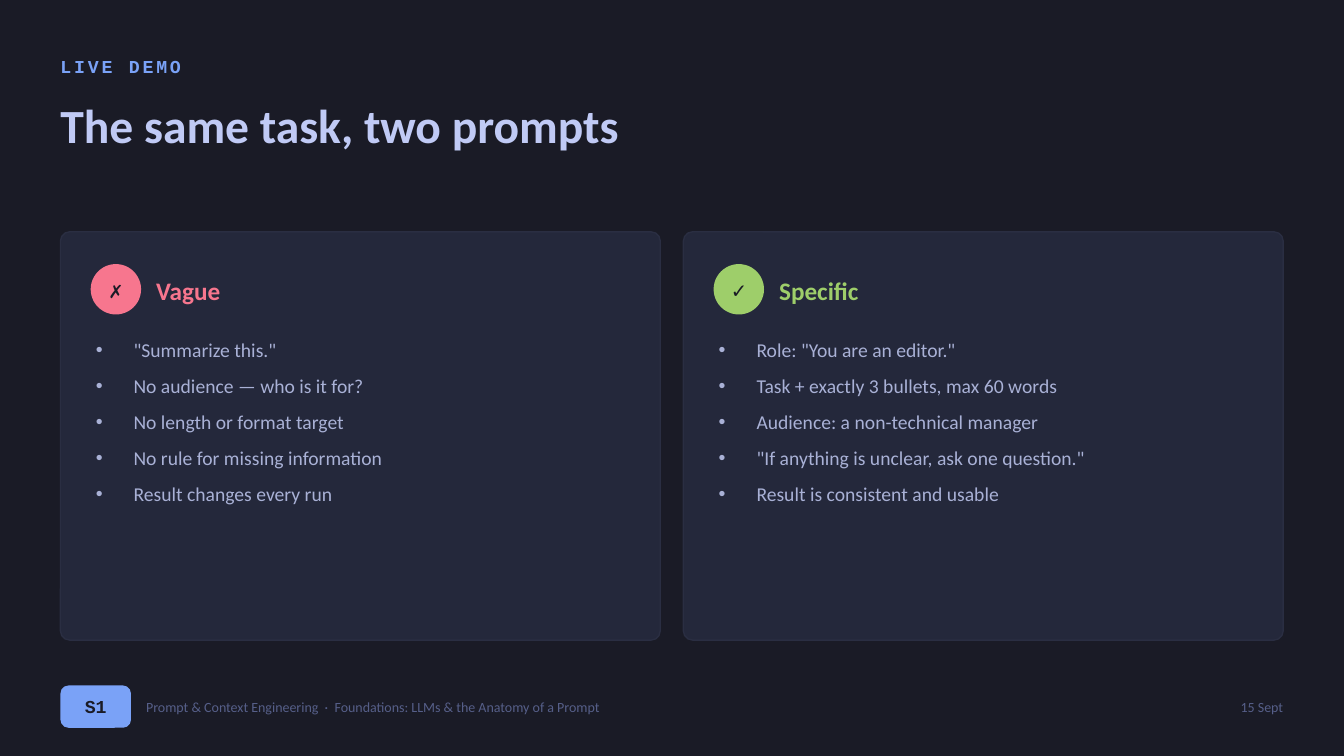
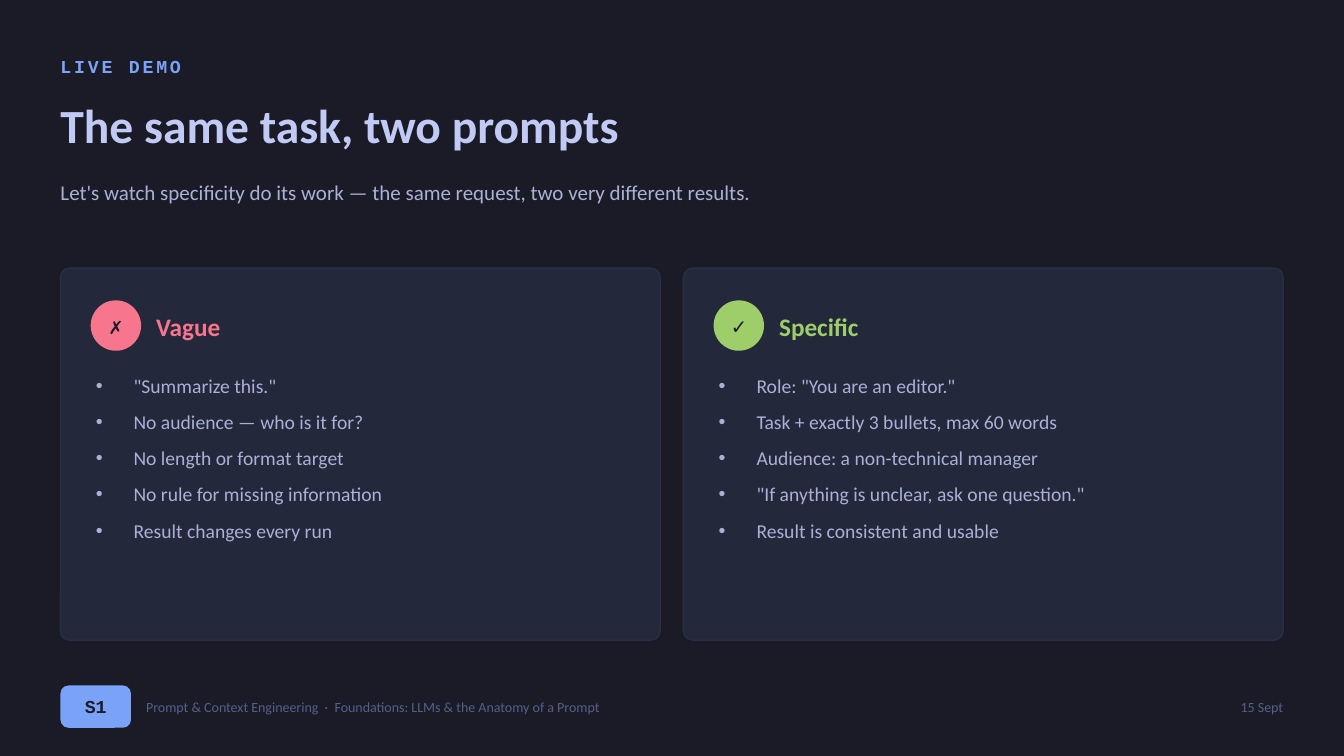
Before and after one commit to sduprey/langchain_courses, a slide deck: slide 13 of prompt-engineering-course/prompt_engineering_presentation_support/PE_S1_foundations.pptx. Drawn at 1344x756 pixels with LibreOffice and Linux fonts; fonts in the diff are those of the drawing. Boxes give left, top, right and bottom in pixels: in the first picture for what was removed or moved away, otherwise in the second. Text is boxed around its words. In the diff, an @@ line names an element or a change of style, - is before the commit and + after.

```diff
--- a/prompt-engineering-course/prompt_engineering_presentation_support/PE_S1_foundations.pptx
+++ b/prompt-engineering-course/prompt_engineering_presentation_support/PE_S1_foundations.pptx
@@ text added at [60, 185, 750, 204], 15 pt, text #A9B1D6 @@
+Let's watch specificity do its work — the same request, two very different results.
@@ rounded rectangle: place and size @@
-rounded rectangle at [60, 232, 660, 640]
+rounded rectangle at [60, 268, 660, 640]
@@ rounded rectangle at [60, 268, 660, 640]: proportions changed @@
@@ rounded rectangle at [684, 268, 1284, 640]: proportions changed @@
@@ rounded rectangle: place and size @@
-rounded rectangle at [684, 232, 1284, 640]
+rounded rectangle at [684, 268, 1284, 640]
@@ 4 texts, 2 ellipses: place and size @@
-4 texts, 2 ellipses at [91, 264, 858, 315]
+4 texts, 2 ellipses at [91, 300, 858, 351]
@@ text ""Summarize this."": place and size @@
-text ""Summarize this."" at [134, 343, 382, 505]
+text ""Summarize this."" at [134, 379, 382, 542]
@@ text "Role: "You are an editor."": place and size @@
-text "Role: "You are an editor."" at [757, 343, 1084, 501]
+text "Role: "You are an editor."" at [757, 379, 1084, 538]
```
Also in this commit, not shown: 10 other slides changed, 18 other files.
